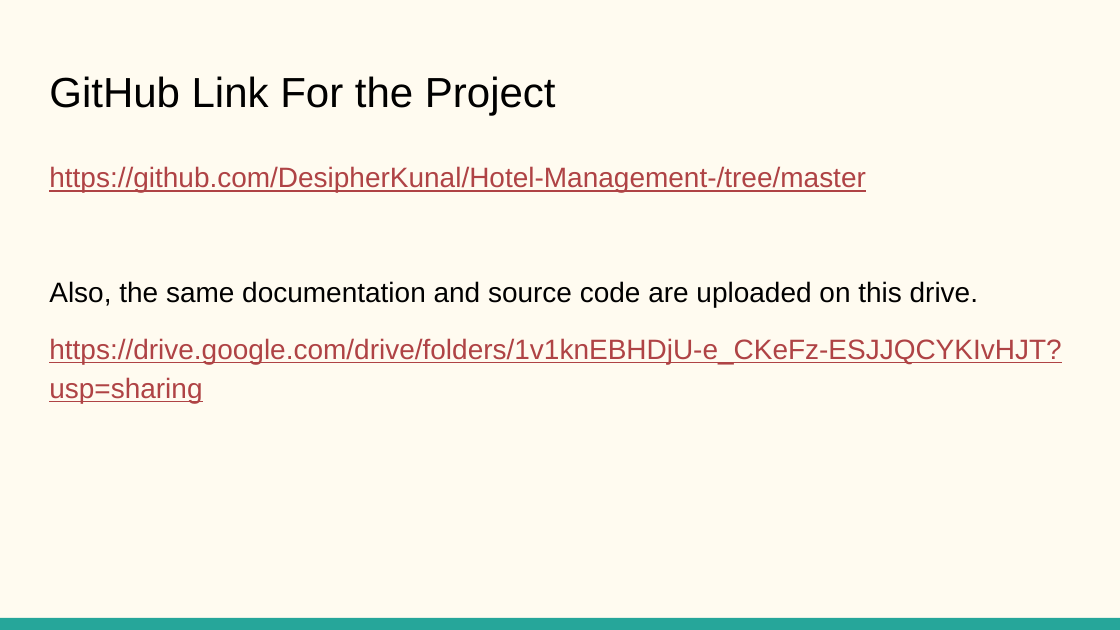
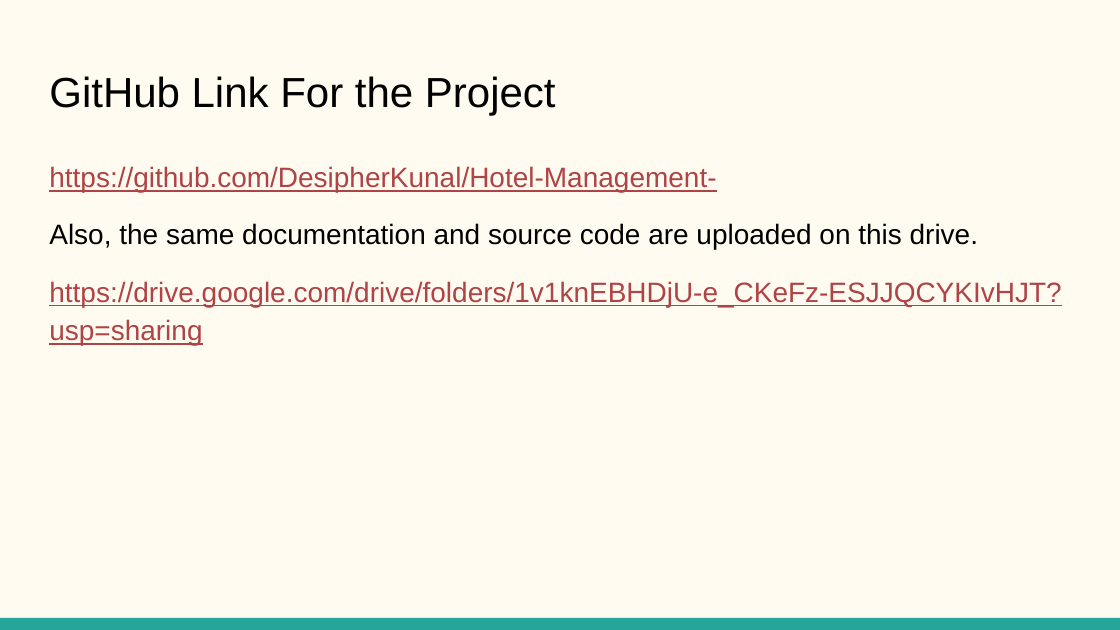
Before and after one commit to DesipherKunal/Hotel-Management-, a slide deck: slide 31 of Documentation/PPT/Smart Taj - SE project .pptx. Drawn at 1120x630 pixels with LibreOffice and Linux fonts; fonts in the diff are those of the drawing. Boxes give left, top, right and bottom in pixels: in the first picture for what was removed or moved away, otherwise in the second. Text is boxed around its words. In the diff, an @@ line names an element or a change of style, - is before the commit and + after.

```diff
--- a/Documentation/PPT/Smart Taj - SE project .pptx
+++ b/Documentation/PPT/Smart Taj - SE project .pptx
@@ text at [49, 166, 716, 192]: text changed @@
-https://github.com/DesipherKunal/Hotel-Management-/tree/master
+https://github.com/DesipherKunal/Hotel-Management-
```
Also in this commit, not shown: 2 other slides changed.
